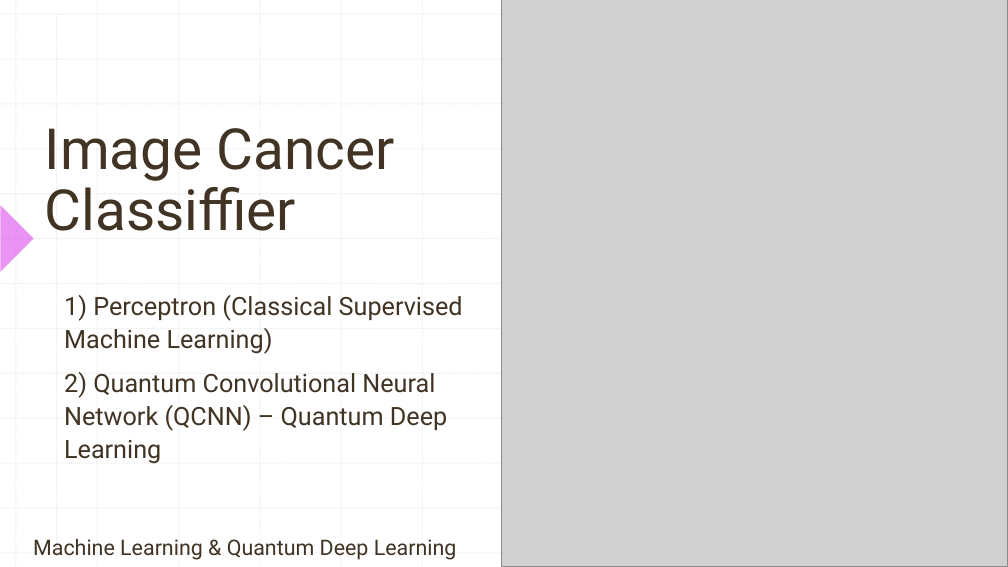
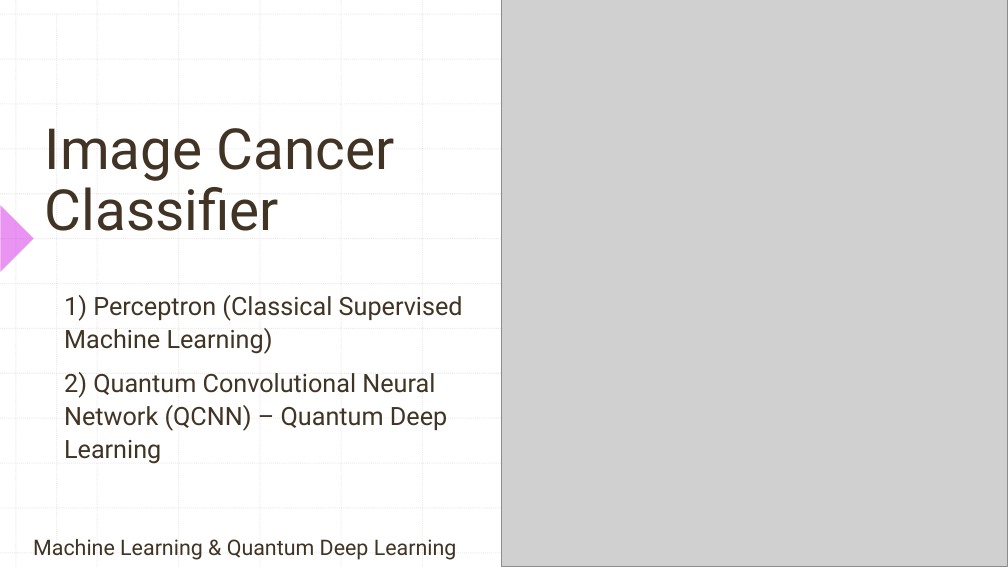
Before and after one commit to contepablod/QCNNCancerBinaryClassifier, a slide deck: slide 1 of QCNNCancerClassifier.pptx. Drawn at 1008x567 pixels with LibreOffice and Linux fonts; fonts in the diff are those of the drawing; grey boxes stand for pictures. Boxes give left, top, right and bottom in pixels: in the first picture for what was removed or moved away, otherwise in the second. Text is boxed around its words. In the diff, an @@ line names an element or a change of style, - is before the commit and + after.

```diff
--- a/QCNNCancerClassifier.pptx
+++ b/QCNNCancerClassifier.pptx
@@ title at (45, 128, 394, 231): text changed @@
-Image Cancer Classiffier
+Image Cancer Classifier
```
Also in this commit, not shown: 3 other slides changed, 1 slide added, 1 other file.
